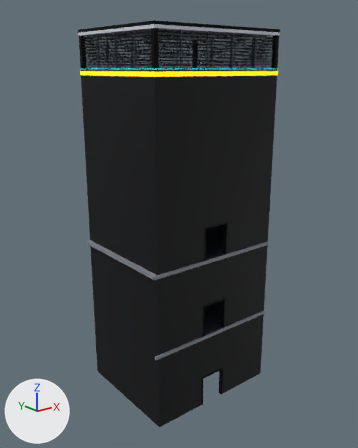
Before and after pictures for a commit that changed the glTF model godot/assets/models/tt_services_plant_stack_m_nw.glb.
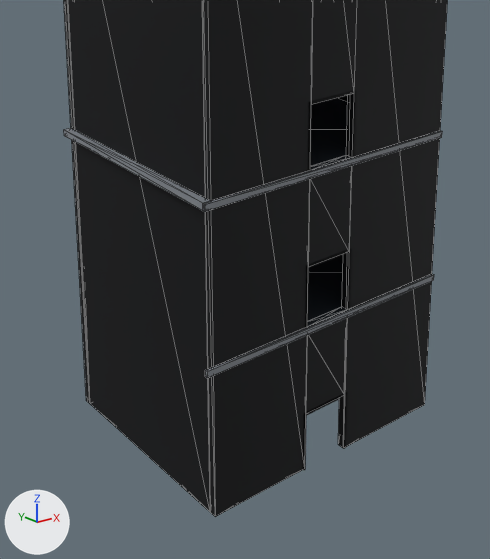
Each version is shown whole from a camera (50 mm lens) standing at (-23.4, -29.4, 25.4) and looking at (0.0, -0.2, 13.6), then close up on the part from 16% to 82% of the width and 40% to 100% of the height. The lights are fixed; the arrows at lower left show +X, +Y and +Z. The first two pictures are the older version. The close-ups show mesh edges as thin lines. Objects named as collision shapes, trigger or cutter boxes, shadow casters or lower levels of detail are left out. Vertices at exactly the same position are counted once.

The older version as bpy lines, for what is in view:
```python
me_slab_closure = bpy.data.meshes.new('Slab_Closure')
me_slab_closure.from_pydata(...)  # 30 vertices, 48 faces; spans x -5.71..5.54, y -4.71..4.54, z 5.85..12.2
me_slab_closure.materials.append(mat_tt_stairslate)  # grey #848990
me_stack_gratings = bpy.data.meshes.new('Stack_Gratings')
me_stack_gratings.from_pydata(...)  # 40 vertices, 64 faces; spans x -5.09..5.26, y -4.58..4.25, z 5.85..12.2
me_stack_gratings.materials.append(mat_tt_brushedsteel)
me_stack_walls = bpy.data.meshes.new('Stack_Walls')
me_stack_walls.from_pydata(...)  # 76 vertices, 128 faces; spans x -5.4..5.6, y -4.6..4.5, z 0.0..25.4
me_stack_walls.materials.append(mat_tt_carbonslate)
# before: 31 (0.9, -4.6, 25.4), 32 (0.9, -4.6, 0.0) at pixel (343, 448), 36 (0.9, -4.3, 0.0) at pixel (338, 444), 37 (0.9, -4.3, 25.4), 38 (3.2, -4.4, 0.0)
# before: 39 (3.2, -4.4, 25.4), 40 (-1.1, -4.6, 0.0) at pixel (304, 468), 43 (-1.1, -4.6, 25.4), 44 (-1.1, -4.3, 0.0), 45 (-1.1, -4.3, 25.4)
# before: 48 (-3.3, -4.4, 0.0), 49 (-3.3, -4.4, 25.4), 70 (0.9, -4.6, 14.6) at pixel (353, 93), 71 (-1.1, -4.6, 14.6) at pixel (311, 104), 72 (0.9, -4.3, 14.6)
# before: 73 (-1.1, -4.3, 14.6)
ob_slab_closure = bpy.data.objects.new('Slab_Closure', me_slab_closure)
ob_slab_closure.location = (0.0, 0.0, 0.0)
ob_stack_gratings = bpy.data.objects.new('Stack_Gratings', me_stack_gratings)
ob_stack_gratings.location = (0.0, 0.0, 0.0)
ob_stack_walls = bpy.data.objects.new('Stack_Walls', me_stack_walls)
ob_stack_walls.location = (0.0, 0.0, 0.0)
# also in view: 'Door_Frames' at (-0.1, -4.6, 7.3)
```
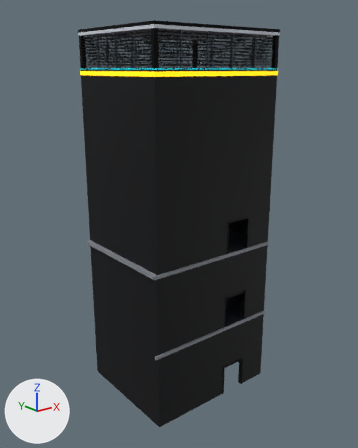
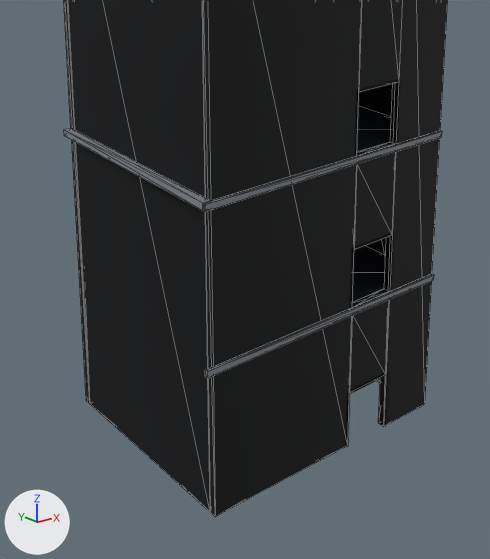
Location of each change, [x1, y1, x2, y2] in pixels of the close-ups (490 x 559 px; the box of a moved part takes in the faces that stretch with it):
part 1 of me_stack_walls, moved or reshaped
    before: [306, 318, 347, 412]
    after: [350, 300, 389, 390]
part 2 of me_stack_walls, moved or reshaped
    before: [308, 166, 352, 265]
    after: [354, 152, 396, 247]
part 3 of me_stack_walls, moved or reshaped
    both: [220, 0, 427, 514]

The change, as a list of edits to the scene's bpy script:
```text
Change me_stack_walls:
    where me_stack_walls.from_pydata(...)  # 76 vertices, 128 faces; spans x -5.4..5.6, y -4.6..4.5, z 0.0..25.4
    used by ob_stack_walls; location = (0.0, 0.0, 0.0)
    me_stack_walls part 1: the loose piece of 10 vertices spanning x -1.1..0.9, y -4.6..-4.3, z 2.4..5.9 is moved by (2.3, 0.0, 0.0)
    me_stack_walls part 2: the loose piece of 10 vertices spanning x -1.1..0.9, y -4.6..-4.3, z 8.5..12.0 is moved by (2.3, 0.0, 0.0)
    me_stack_walls part 3
    add for i in [31, 32, 36, 37, 40, 43, 44, 45, *range(70, 74)]: me_stack_walls.vertices[i].co += Vector((2.2, 0.0, 0.0))
    add for i in [38, 39, 48, 49]: me_stack_walls.vertices[i].co += Vector((1.1, 0.0, 0.0))
    me_stack_walls.vertices[74].co: (-0.1, -4.4, 14.6) -> (2.1, -4.4, 14.6)
    me_stack_walls.vertices[75].co: (-0.1, -4.4, 25.4) -> (2.1, -4.4, 25.4)
```
